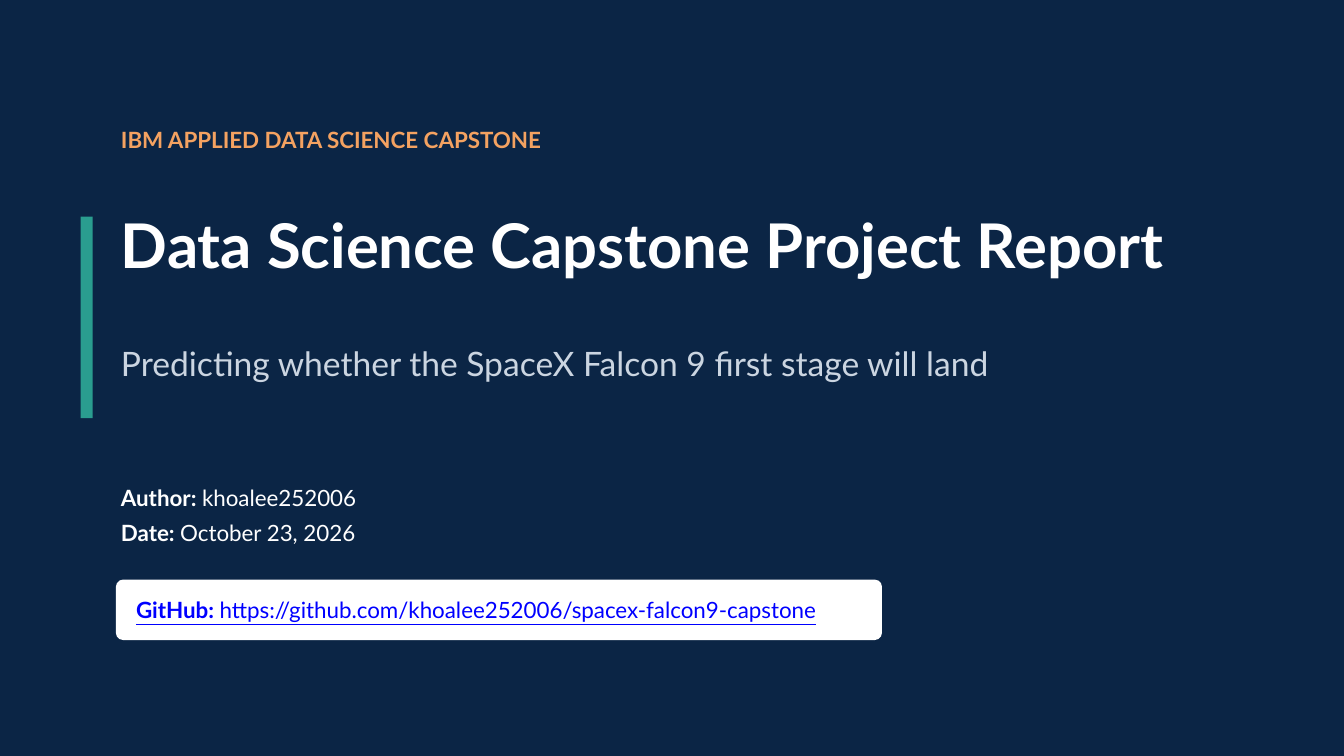
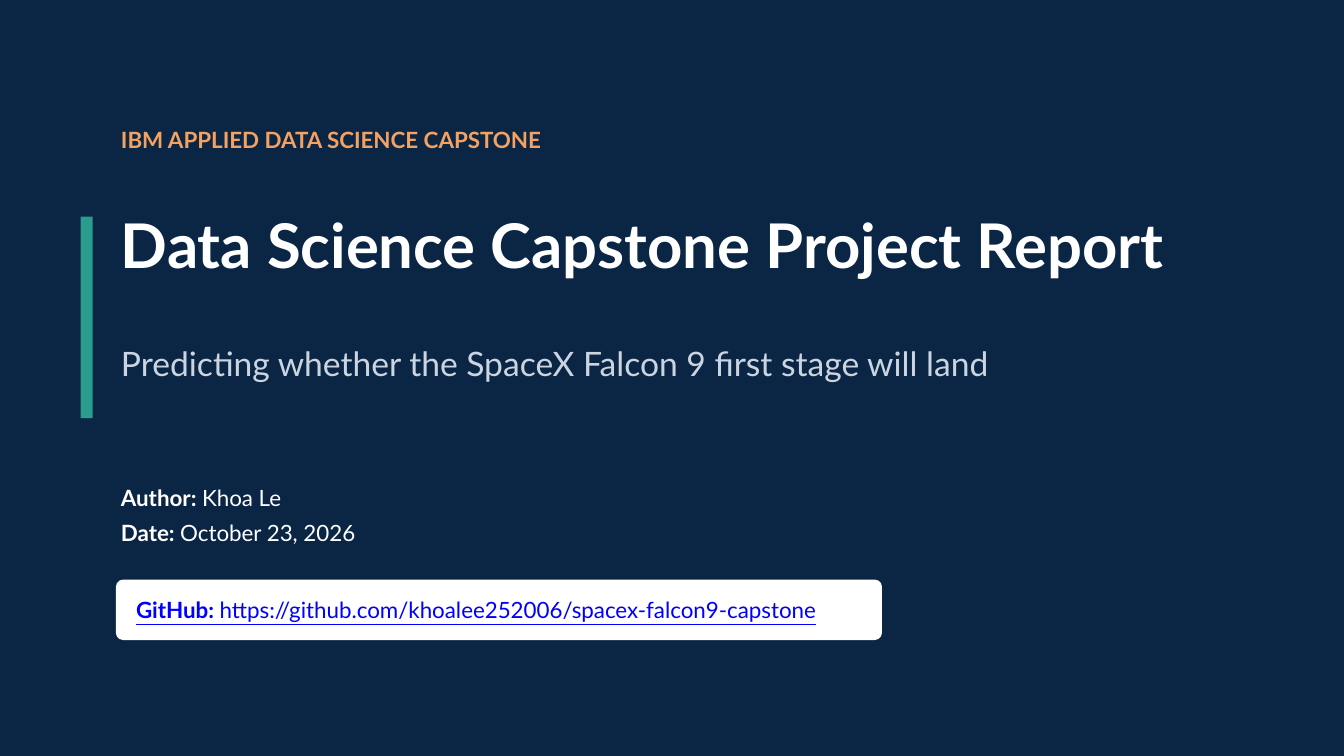
Before and after one commit to khoalee252006/spacex-falcon9-capstone, a slide deck: slide 1 of slides/Data Science Capstone Project Report.pptx. Drawn at 1344x756 pixels with LibreOffice and Linux fonts; fonts in the diff are those of the drawing. Boxes give left, top, right and bottom in pixels: in the first picture for what was removed or moved away, otherwise in the second. Text is boxed around its words. In the diff, an @@ line names an element or a change of style, - is before the commit and + after.

Commit message:
Update author name on title slide

```diff
--- a/slides/Data Science Capstone Project Report.pptx
+++ b/slides/Data Science Capstone Project Report.pptx
@@ text at (121, 489, 281, 506): text changed; bold on @@
-Author: khoalee252006
+Author: Khoa Le
```
Also in this commit, not shown: 2 other files.
